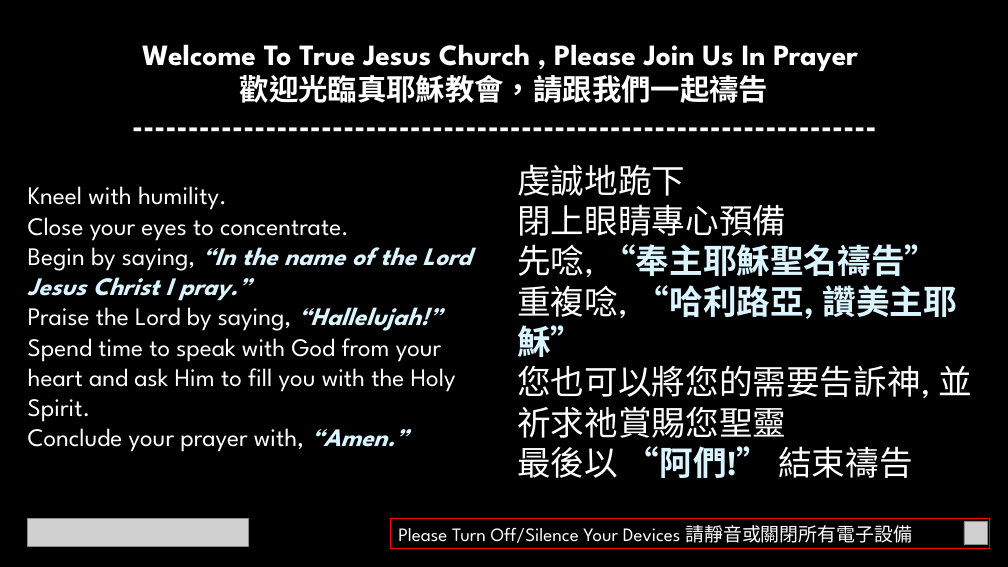
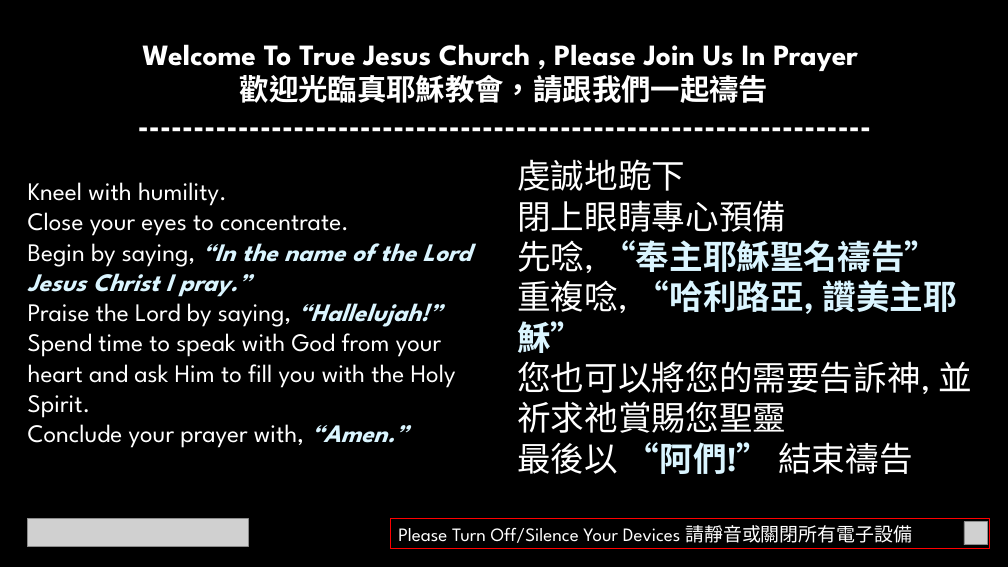
Before and after one commit to calebchanwy/tjc-powerpoint, a slide deck: slide 6 of TJCPowerPoint/Resources/ServiceWidescreen.pptx. Drawn at 1008x567 pixels with LibreOffice and Linux fonts; fonts in the diff are those of the drawing; grey boxes stand for pictures. Boxes give left, top, right and bottom in pixels: in the first picture for what was removed or moved away, otherwise in the second. Text is boxed around its words. In the diff, an @@ line names an element or a change of style, - is before the commit and + after.

```diff
--- a/TJCPowerPoint/Resources/ServiceWidescreen.pptx
+++ b/TJCPowerPoint/Resources/ServiceWidescreen.pptx
@@ text "Kneel with humility.": place and size @@
-text "Kneel with humility." at [28,186,471,452]
+text "Kneel with humility." at [28,182,471,448]
@@ text "虔誠地跪下": place and size @@
-text "虔誠地跪下" at [517,164,973,478]
+text "虔誠地跪下" at [517,159,973,474]
```
Also in this commit, not shown: 1 other slide changed, 12 other files.
